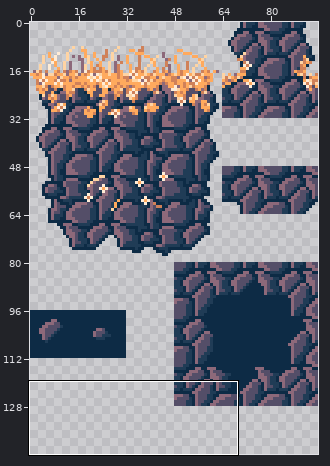
Pixel-art file: Assets/Sprites/Tilemaps/outdoor_tilemap.ase. The first picture is a wide view before the edit; the outline marks the close-up.
Close-up. First the earlier version:
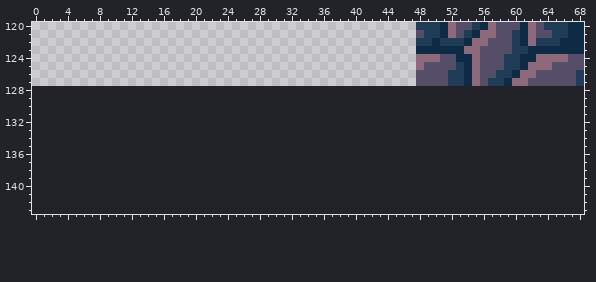
96x128 pixels, 1 frame. Shown: x 0..68, y 120..143. The old version is drawn lined up with the new one, on the new canvas.
New version:
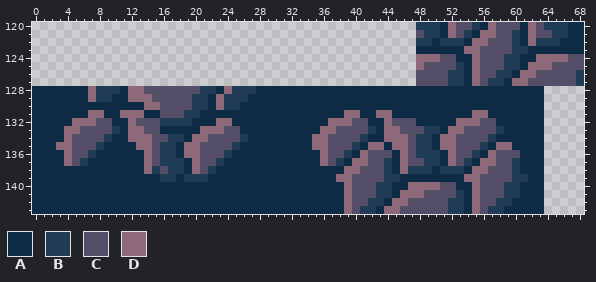
Palette (. is transparent): A #0d2b45  B #203c56  C #544e68  D #8d697a
Author's note on the commit: Modifiled tile ase file
From old to new:
{"change": "canvas 96x128 -> 96x144"}
{"y":128,"x":0,"old":"................................................................","new":"AAAAAAADBBBADDCCCCCCCBBADBBBAAAAAAAAAAAAAAAAAAAAAAAAAAAAAAAAAAAA"}
{"y":129,"x":0,"old":"................................................................","new":"AAAAAAADBBAADDDCCCCCBBADBBBAAAAAAAAAAAAAAAAAAAAAAAAAAAAAAAAAAAAA"}
{"y":130,"x":0,"old":"................................................................","new":"AAAAAAAAAAAAAADDCCCCBBADBBAAAAAAAAAAAAAAAAAAAAAAAAAAAAAAAAAAAAAA"}
{"y":131,"x":0,"old":"................................................................","new":"AAAAAAADDAADDDAACCCBBAAAAAAAAAAAAAAAAAADDAADDAAAAAAAAAADDAAAAAAA"}
{"y":132,"x":0,"old":"................................................................","new":"AAAAADDDCCAADCCCBBBBAAADDAAAAAAAAAAAADDDCCAADCCCAAAAADDDCCAAAAAA"}
{"y":133,"x":0,"old":"................................................................","new":"AAAADDCCCCBADDCCAAAAADDDCCAAAAAAAAAADDCCCCBADDCCCBBADDCCCCBAAAAA"}
{"y":134,"x":0,"old":"................................................................","new":"AAAADCCCCBAADDDCCBBADDCCCCBAAAAAAAADDCCCCBAADDDCBBADDCCCCBAAAAAA"}
{"y":135,"x":0,"old":"................................................................","new":"AAADDCCCBAAAADDCBBADDCCCCBAAAAAAAAADDCCCBADDADDCBBADDCCCBADDAAAA"}
{"y":136,"x":0,"old":"................................................................","new":"AAAADCCBAAAAAADCBBADDCCCBAAAAAAAAAAADCCBADCCCADCBBBADCCBADCCCAAA"}
{"y":137,"x":0,"old":"................................................................","new":"AAAADCBAAAAAAADCBBBADCCBAAAAAAAAAAAADCBADDCCBADCCBBADCBADDCCBAAA"}
{"y":138,"x":0,"old":"................................................................","new":"AAAAAAAAAAAAAADBCBBADCBAAAAAAAAAAAAAAAADDCCCBADBBBABBBADDCCCBAAA"}
{"y":139,"x":0,"old":"................................................................","new":"AAAAAAAAAAAAAAAABBABBBAAAAAAAAAAAAAAAADDCCCCBBAAAAAAAADDCCCCBBAA"}
{"y":140,"x":0,"old":"................................................................","new":"AAAAAAAAAAAAAAAAAAAAAAAAAAAAAAAAAAAAAAADCCCBBAADDDDCCAADCCCBBAAA"}
{"y":141,"x":0,"old":"................................................................","new":"AAAAAAAAAAAAAAAAAAAAAAAAAAAAAAAAAAAAAAADCCCBBADDDCCCCBADCCCBBAAA"}
{"y":142,"x":0,"old":"................................................................","new":"AAAAAAAAAAAAAAAAAAAAAAAAAAAAAAAAAAAAAAADCCBBADDCCCCCBBADCCBBAAAA"}
{"y":143,"x":0,"old":"................................................................","new":"AAAAAAAAAAAAAAAAAAAAAAAAAAAAAAAAAAAAAAADCBBADDCCCCCCBBADCBBAAAAA"}
{"label":"added","picture_box":[32,86,544,214]}
